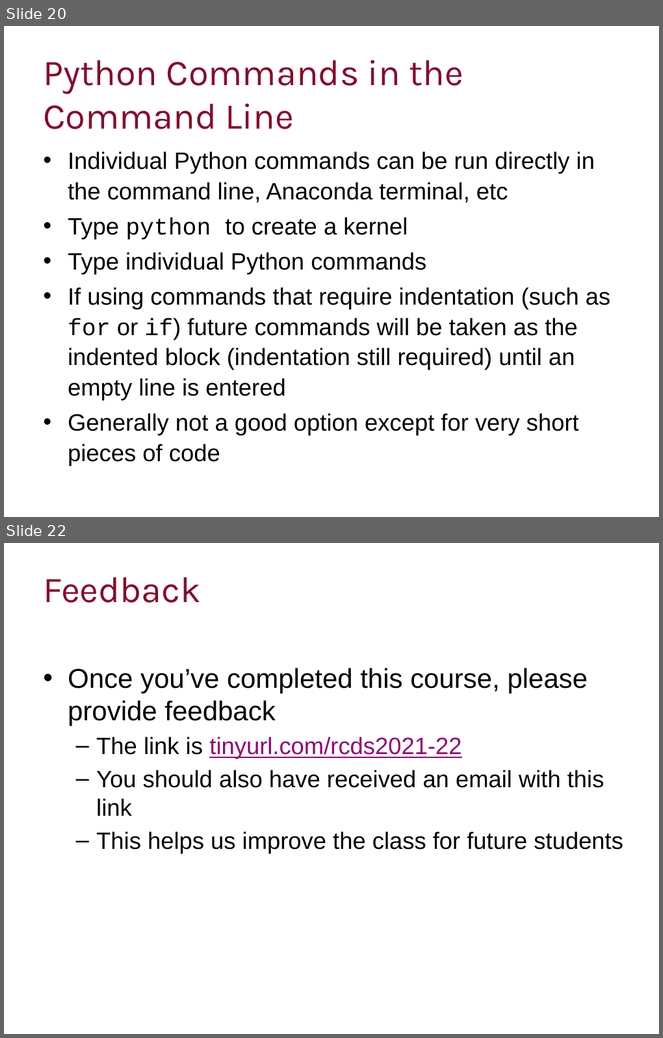
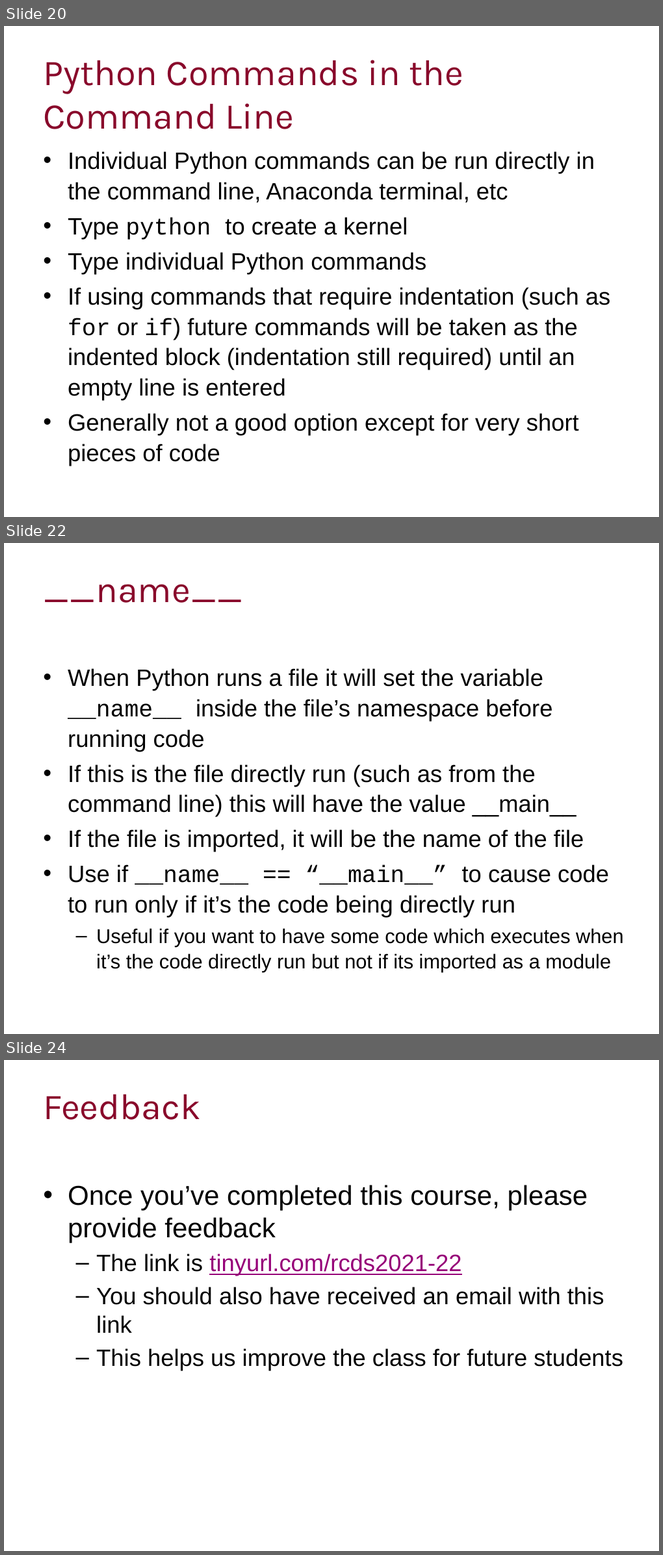
Before and after one commit to ImperialCollegeLondon/RCDS-managing-and-running-python-effectively, a slide deck: Managing and Running Python Effectively.pptx. Shown one above the other, each under a label of ours: slides 20 and 22 before the commit, slides 20, 22 and 24 after it; the slides between them are not shown. The pictures are 663x1038 and 663x1555 pixels, drawn with LibreOffice and Linux fonts; fonts in the diff are those of the drawing; background and template pictures are left out. Boxes give left, top, right and bottom in pixels: in the first picture for what was removed or moved away, otherwise in the second. Text is boxed around its words. In the diff, an @@ line names an element or a change of style, - is before the commit and + after.

Commit message:
Running in IDEs

```diff
--- a/Managing and Running Python Effectively.pptx
+++ b/Managing and Running Python Effectively.pptx
@@ slide 22 added at <box>4,543,659,1034</box>, background #FFFFFF @@
@@ title added at <box>43,584,243,603</box>, 40 pt, text #89092B @@
+__name__
@@ text added at <box>68,668,624,973</box>, 26 pt, text #000000 @@
+• When Python runs a file it will set the variable __name__ inside the file’s namespace before running code
+• If this is the file directly run (such as from the command line) this will have the value __main__
+• If the file is imported, it will be the name of the file
+• Use if __name__ == “__main__” to cause code to run only if it’s the code being directly run
+  – Useful if you want to have some code which executes when it’s the code directly run but not if its imported as a module
@@ what was slide 22 is now slide 24 @@
```
Also in this commit, not shown: 1 slide changed, 1 other slide added, 2 other files.
